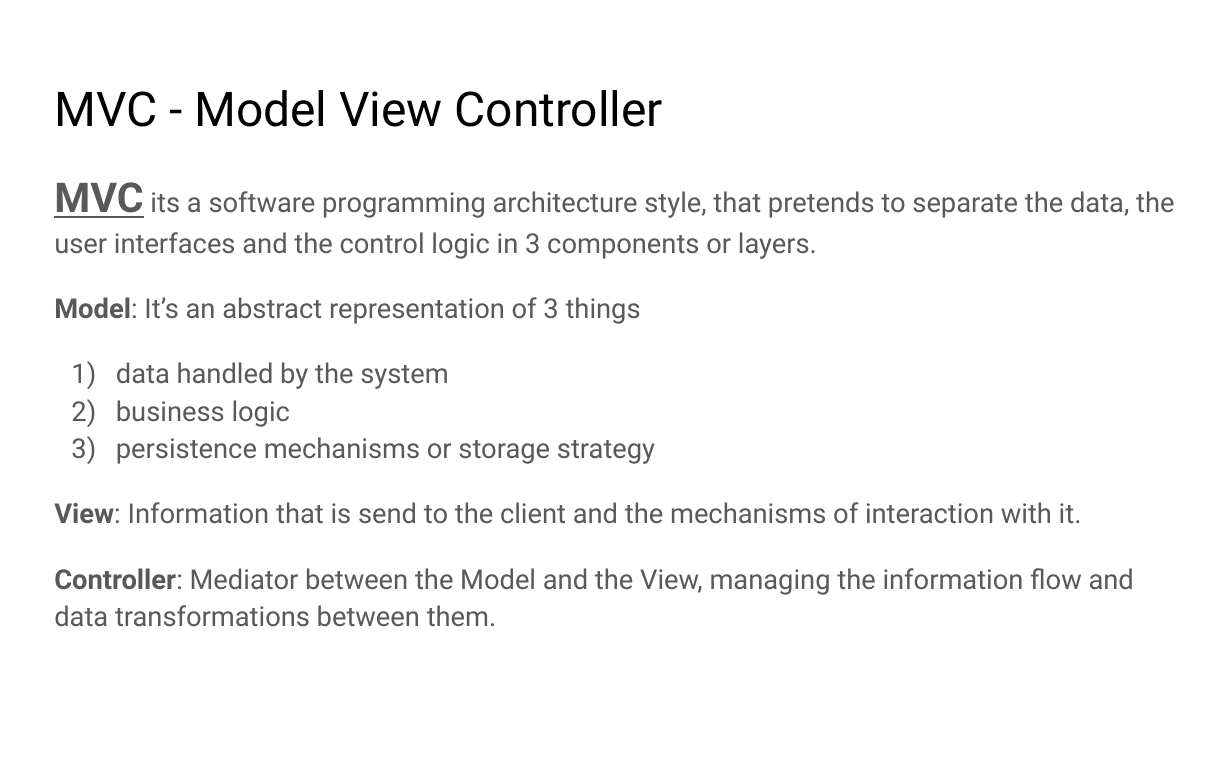
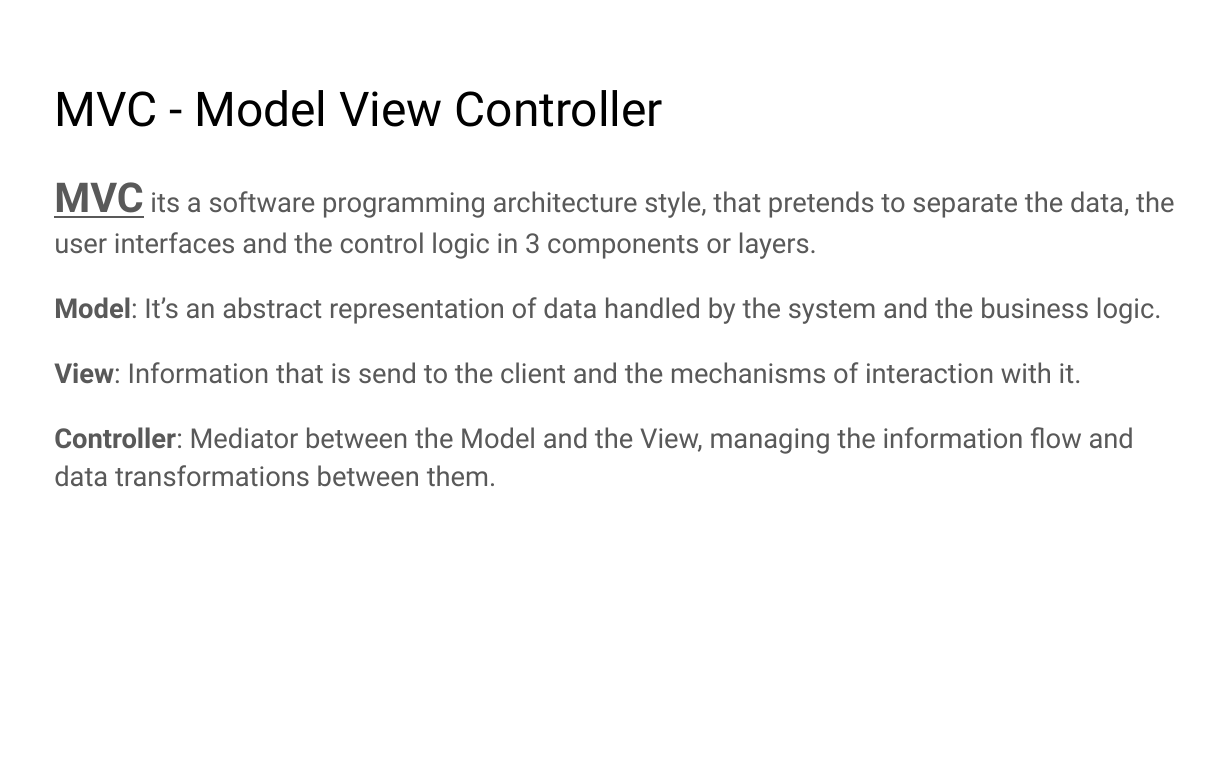
Before and after one commit to juan-morales/laravel-workshop-blog, a slide deck: slide 12 of presentation/Presentation.pptx. Drawn at 1232x770 pixels with LibreOffice and Linux fonts; fonts in the diff are those of the drawing. Boxes give left, top, right and bottom in pixels: in the first picture for what was removed or moved away, otherwise in the second. Text is boxed around its words. In the diff, an @@ line names an element or a change of style, - is before the commit and + after.

```diff
--- a/presentation/Presentation.pptx
+++ b/presentation/Presentation.pptx
@@ text at [54,297,1162,324]: text changed @@
-Model: It’s an abstract representation of 3 things
-1) data handled by the system
-2) business logic
-3) persistence mechanisms or storage strategy
+Model: It’s an abstract representation of data handled by the system and the business logic.
```
Also in this commit, not shown: 7 other slides changed, 2 slides added.
